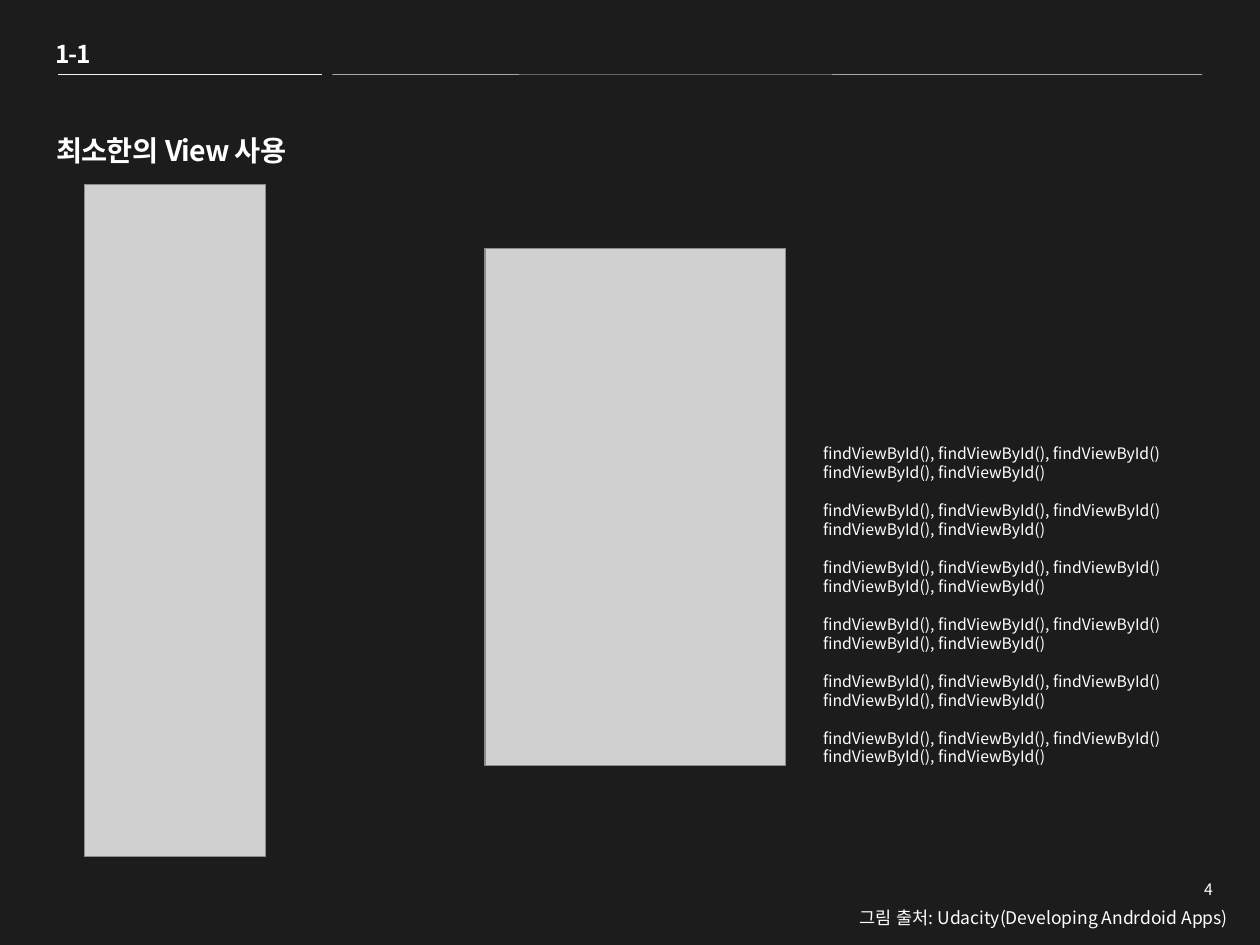
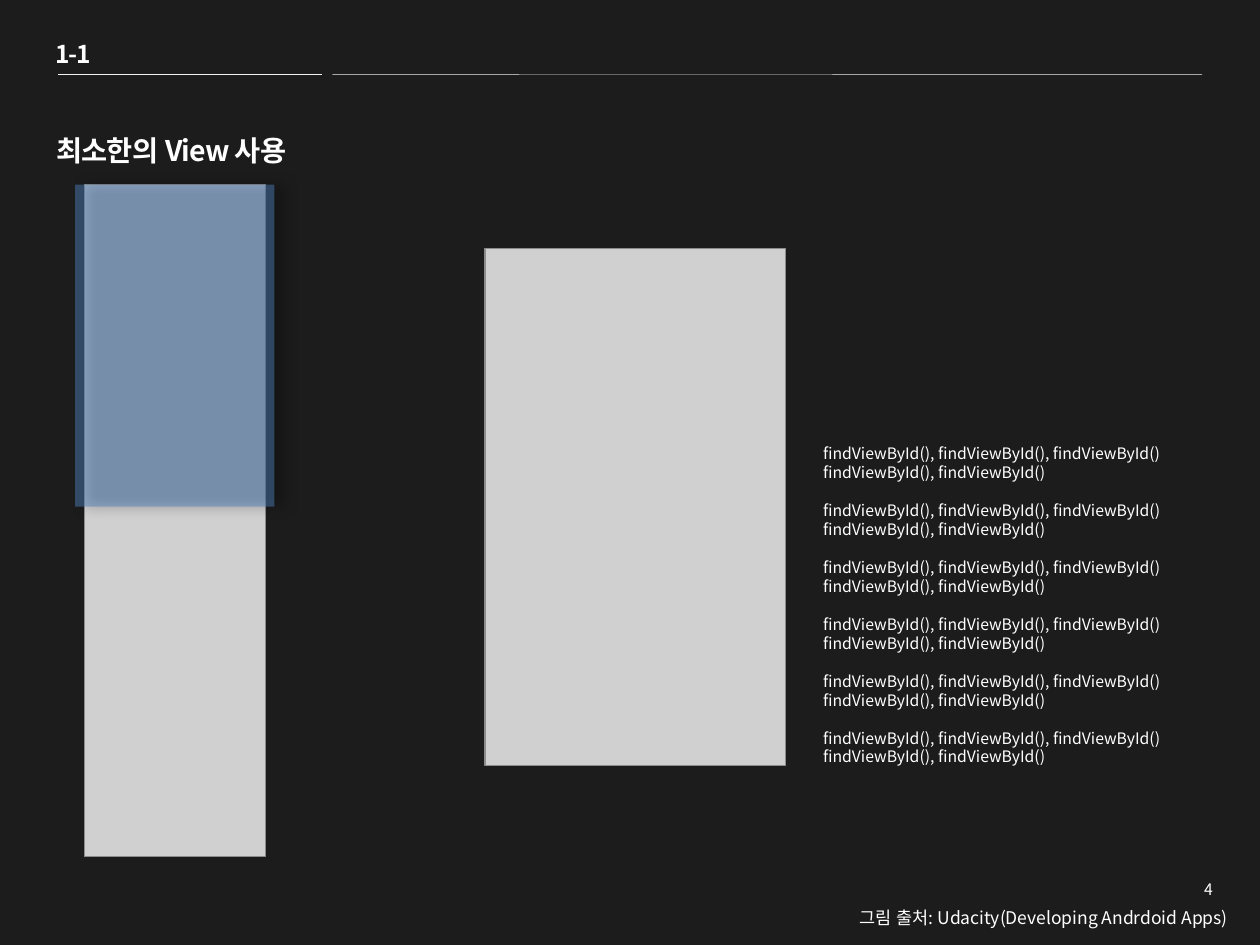
Before and after one commit to aronix/Exercise-developing_android_app-, a slide deck: slide 4 of study/1주차 발표/RecyclerView활용예제 조사_한승범.pptx. Drawn at 1260x945 pixels with LibreOffice and Linux fonts; fonts in the diff are those of the drawing; grey boxes stand for pictures. Boxes give left, top, right and bottom in pixels: in the first picture for what was removed or moved away, otherwise in the second. Text is boxed around its words. In the diff, an @@ line names an element or a change of style, - is before the commit and + after.

```diff
--- a/study/1주차 발표/RecyclerView활용예제 조사_한승범.pptx
+++ b/study/1주차 발표/RecyclerView활용예제 조사_한승범.pptx
@@ rectangle added at (76,185,275,508), fill #4F81BD at 47% opacity @@
```
Also in this commit, not shown: 1 other slide changed.
